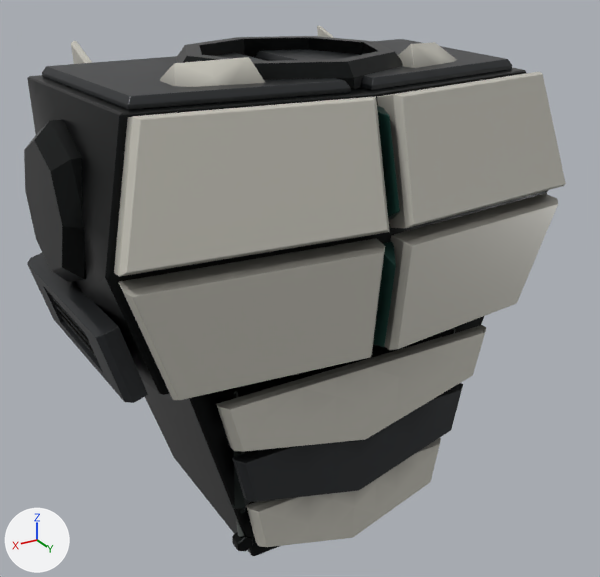
The glTF model assets/export/models/frame.torso.glb: old version first, new version second.
Both versions are drawn from a 50 mm lens placed at (4.17, 7.2, 3.66), pointed at (-0.08, 0.11, 0.12). Arrows for +X, +Y and +Z are at lower left; the lights stay in place. The first picture is the older version. Vertices at exactly the same position are counted once.
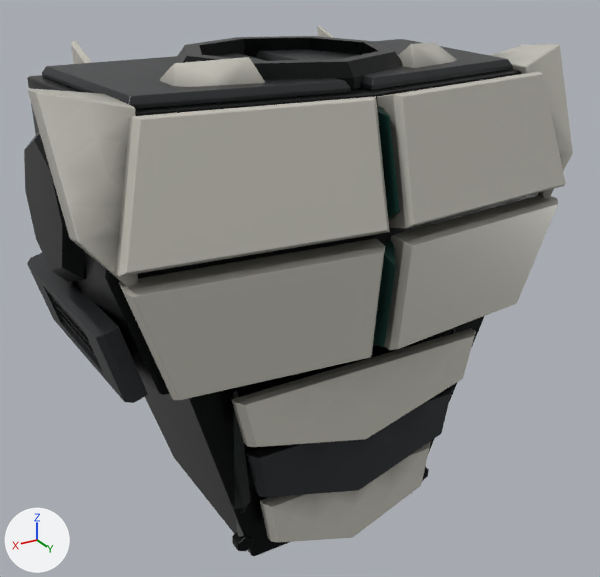
Pixel boxes (x1, y1, x2, y2) of what changed, in the pictures (600 x 577 px; the box of a moved part takes in the faces that stretch with it):
'Mesh_0', reshaped
    before: (24, 26, 566, 556)
    after: (24, 26, 573, 556)
part 1 of me_mesh_0, added
    after: (490, 44, 573, 198)
part 2 of me_mesh_0, added
    after: (28, 88, 138, 286)
part 3 of me_mesh_0, moved or reshaped
    before: (216, 325, 486, 547)
    after: (232, 328, 476, 542)
part 4 of me_mesh_0, edited (looks the same)
    both: (34, 47, 566, 556)

Edits to the bpy script that builds the scene:
```text
Change me_mesh_0:
    used by ob_mesh_0; location = (0.0, 0.0, 0.0)
    remove me_mesh_0.from_pydata(...)  # 9849 vertices, 19514 faces; spans x -2.51..2.51, y -1.85..1.91, z -2.35..2.7
    add me_mesh_0.from_pydata(...)  # 10014 vertices, 19836 faces; spans x -2.67..2.67, y -1.85..1.91, z -2.35..2.7
    me_mesh_0 part 1: a new loose piece of 117 vertices spanning x -2.67..-2.0, y 0.53..1.47, z 1.07..2.6, in mat_armor
    me_mesh_0 part 2: a new loose piece of 117 vertices spanning x 2.0..2.67, y 0.53..1.47, z 1.07..2.6, in mat_armor
    me_mesh_0 part 3: 486 vertices moved from x -1.55..1.55, y 1.22..1.52, z -2.35..-0.15 to x -1.4..1.4, y 1.22..1.52, z -2.35..-0.15; 236 vertices removed from x -1.42..1.42, y 1.22..1.52, z -2.26..-0.65; 167 vertices added at x -1.28..1.28, y 1.22..1.52, z -2.26..-0.65
    me_mesh_0 part 4: 1338 kept faces spanning x -2.5..2.5, y -1.85..1.69, z -2.35..2.6 get new vertex colours
```
